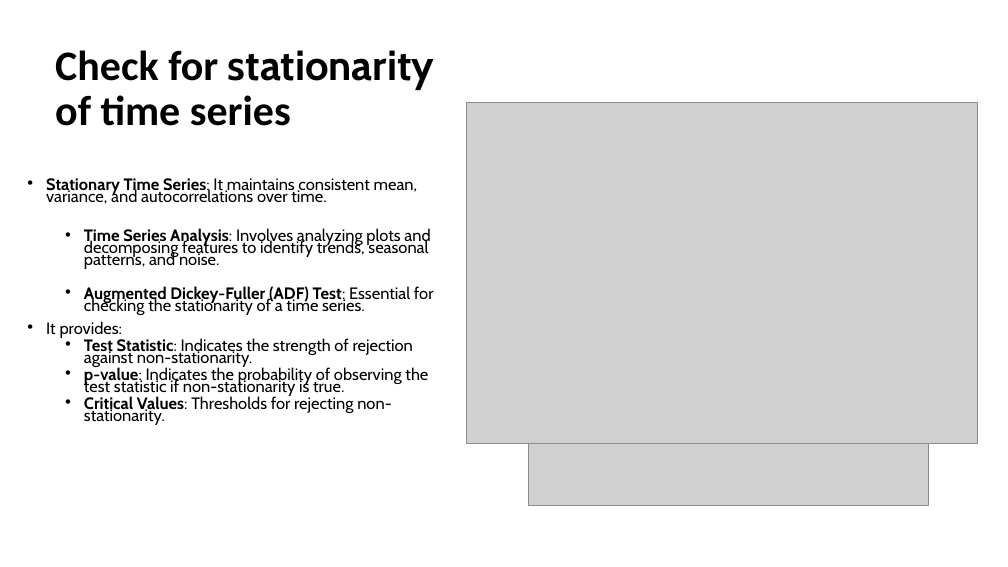
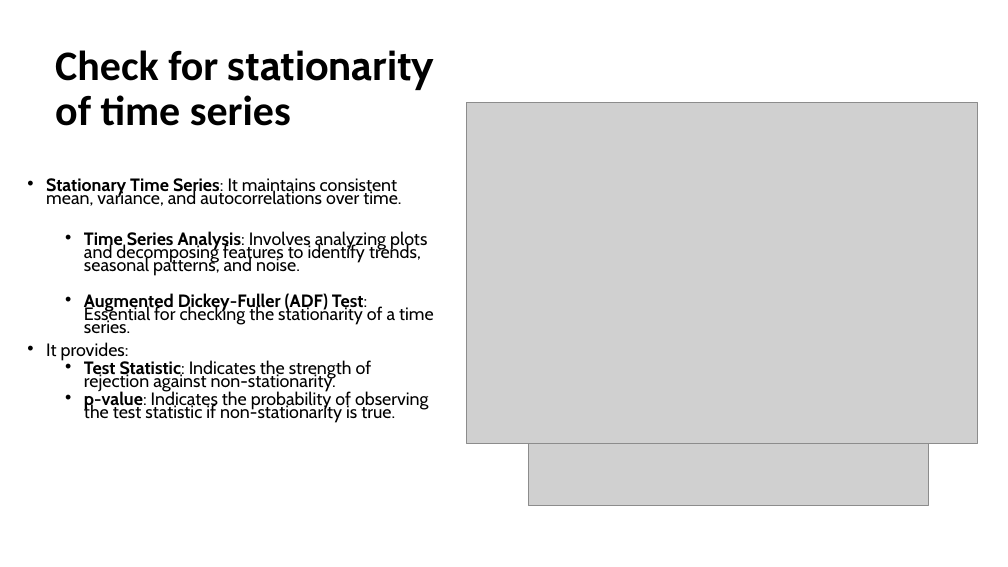
Before and after one commit to raminsdp/Energy_Production_data_repo, a slide deck: slide 2 of ARIMA.odp. Drawn at 1008x567 pixels with LibreOffice and Linux fonts; fonts in the diff are those of the drawing; grey boxes stand for pictures. Boxes give left, top, right and bottom in pixels: in the first picture for what was removed or moved away, otherwise in the second. Text is boxed around its words. In the diff, an @@ line names an element or a change of style, - is before the commit and + after.

```diff
--- a/ARIMA.odp
+++ b/ARIMA.odp
@@ text "Stationary Time Series: It maintains ..." at <box>46,178,434,423</box>: size 15.7 to 17 pt @@
@@ text at <box>84,395,391,425</box>: paragraph removed @@
-  • Critical Values: Thresholds for rejecting non-stationarity.
```
Also in this commit, not shown: 4 other slides changed, 1 other file.
